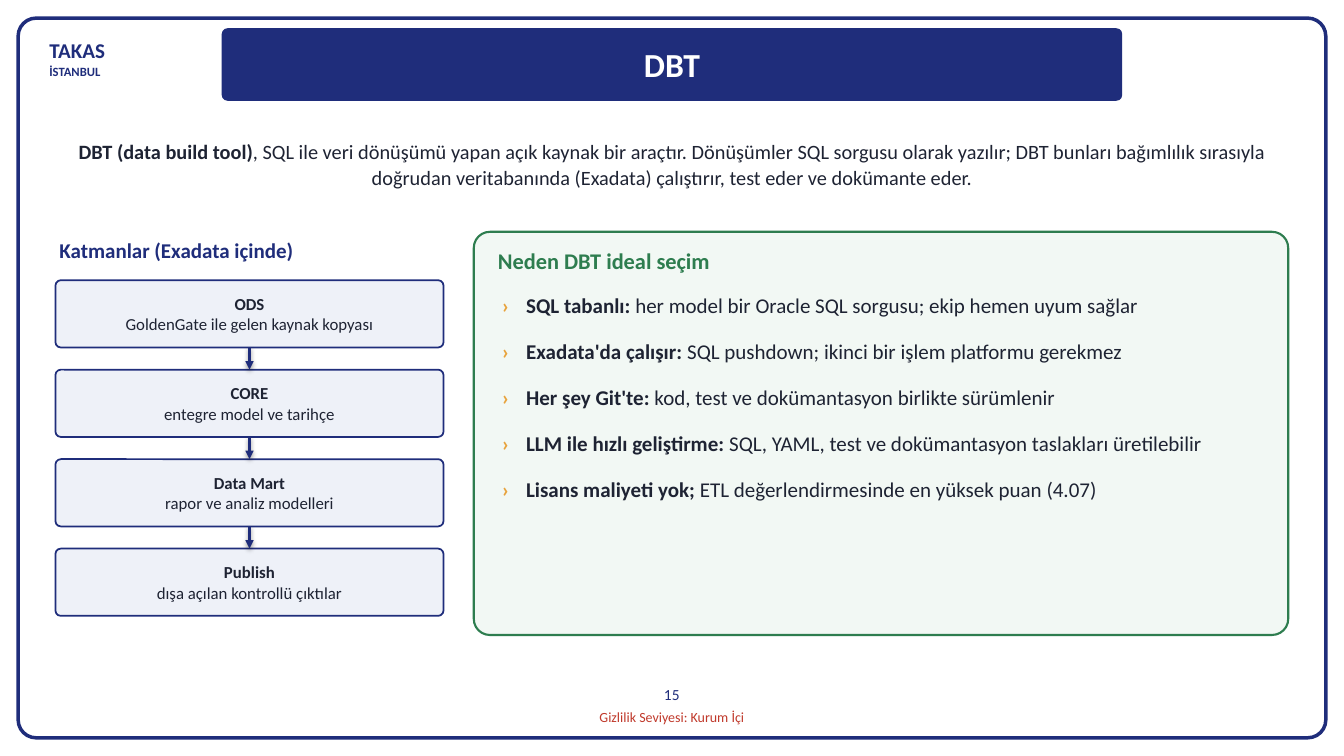
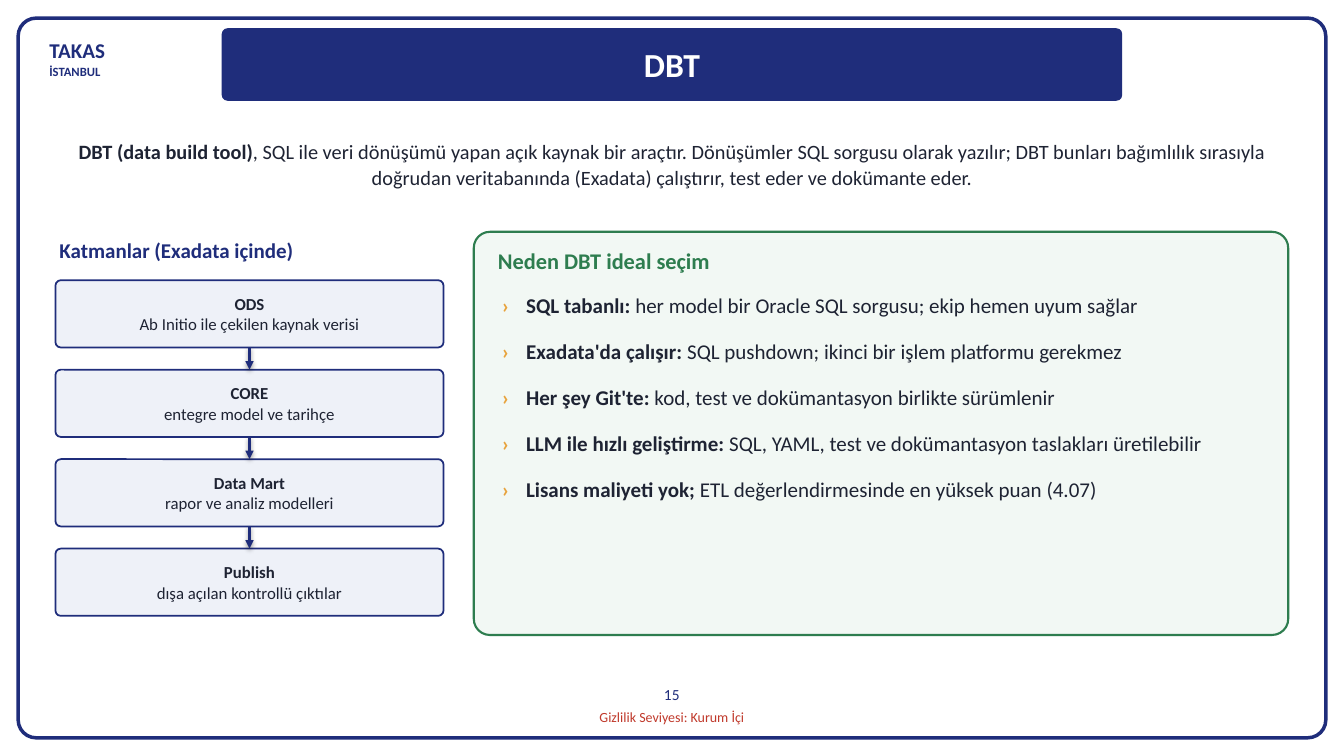
Before and after one commit to hanifidemirel0/Cursor-Projects, a slide deck: slide 16 of outputs/dwh-sunum-kasim-2026/5 - DWHSunum_Kasim2026.pptx. Drawn at 1344x756 pixels with LibreOffice and Linux fonts; fonts in the diff are those of the drawing. Boxes give left, top, right and bottom in pixels: in the first picture for what was removed or moved away, otherwise in the second. Text is boxed around its words. In the diff, an @@ line names an element or a change of style, - is before the commit and + after.

```diff
--- a/outputs/dwh-sunum-kasim-2026/5 - DWHSunum_Kasim2026.pptx
+++ b/outputs/dwh-sunum-kasim-2026/5 - DWHSunum_Kasim2026.pptx
@@ text in rounded rectangle at [140,318,359,333]: text changed @@
-GoldenGate ile gelen kaynak kopyası
+Ab Initio ile çekilen kaynak verisi
```
Also in this commit, not shown: 11 other slides changed, 5 other files.
